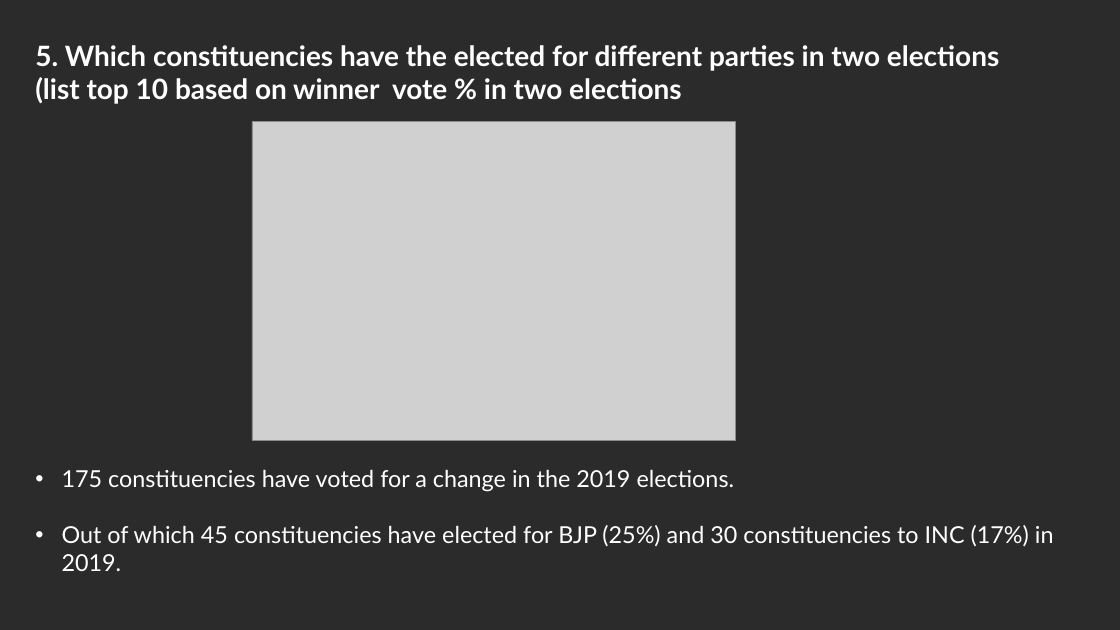
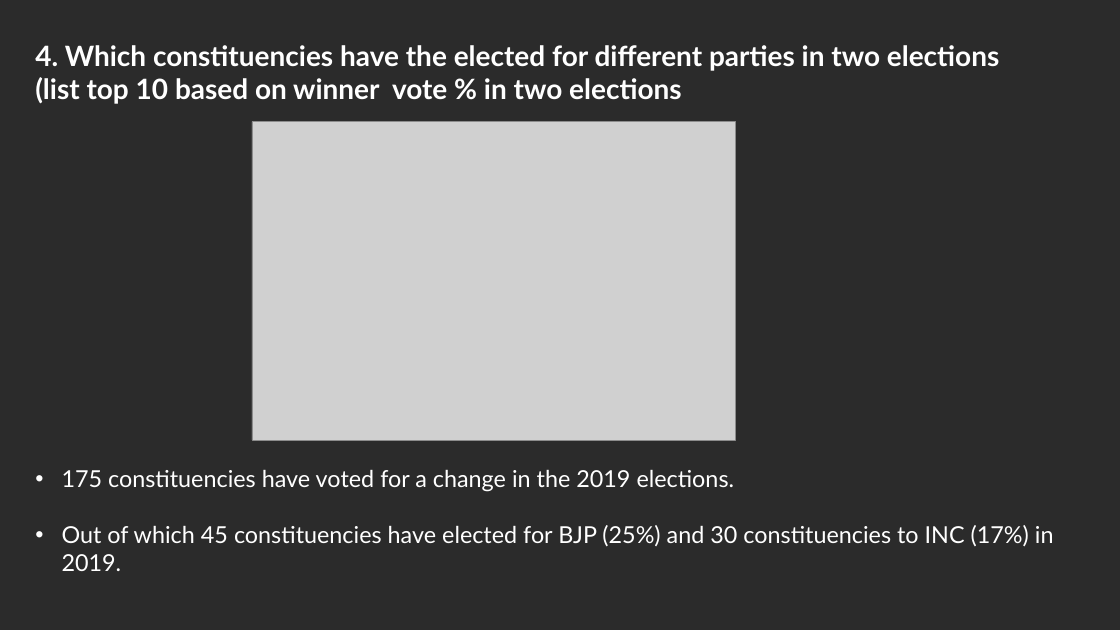
Before and after one commit to Kavinmathi03/Lok-Sabha-Elections-Analysis, a slide deck: slide 7 of Lok Sabha Analysis.pptx (slide 8 before the commit). Drawn at 1120x630 pixels with LibreOffice and Linux fonts; fonts in the diff are those of the drawing; grey boxes stand for pictures; background and template pictures are left out; a plain dark background stands for a picture behind light text. Boxes give left, top, right and bottom in pixels: in the first picture for what was removed or moved away, otherwise in the second. Text is boxed around its words. In the diff, an @@ line names an element or a change of style, - is before the commit and + after.

```diff
--- a/Lok Sabha Analysis.pptx
+++ b/Lok Sabha Analysis.pptx
@@ text at box(35, 45, 1000, 104): text changed @@
-5. Which constituencies have the elected for different parties in two elections (list top 10 based on winner vote % in two elections
+4. Which constituencies have the elected for different parties in two elections (list top 10 based on winner vote % in two elections
```
Also in this commit, not shown: 5 other slides changed.
